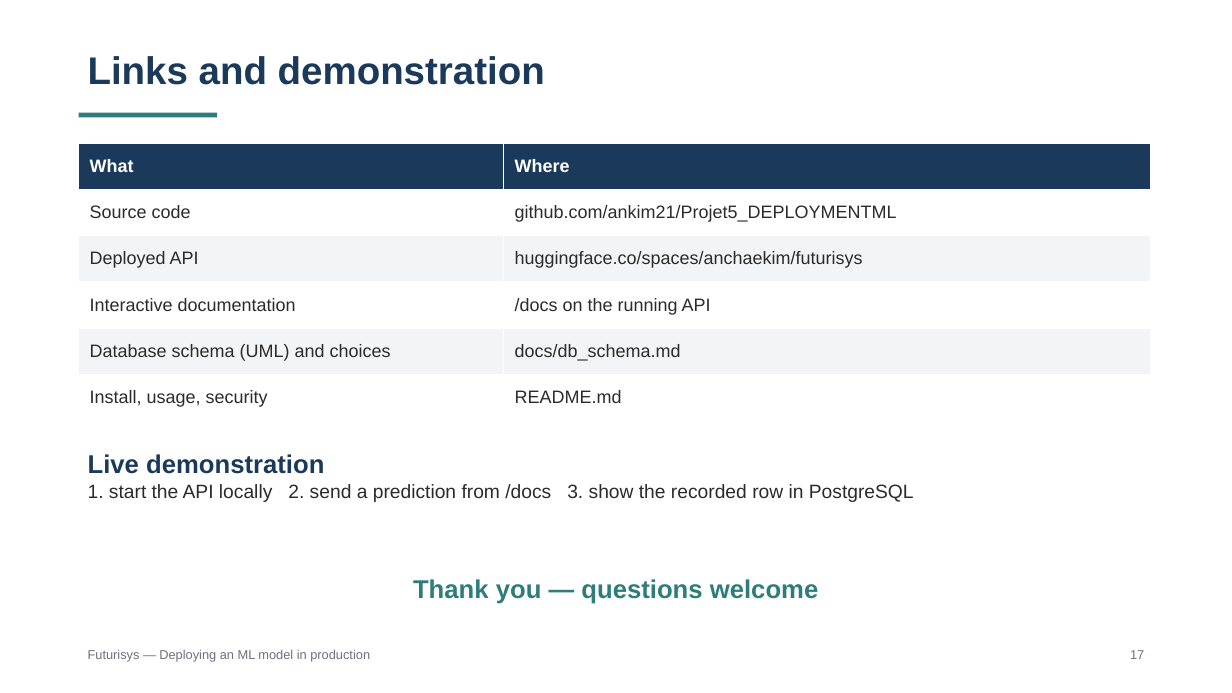
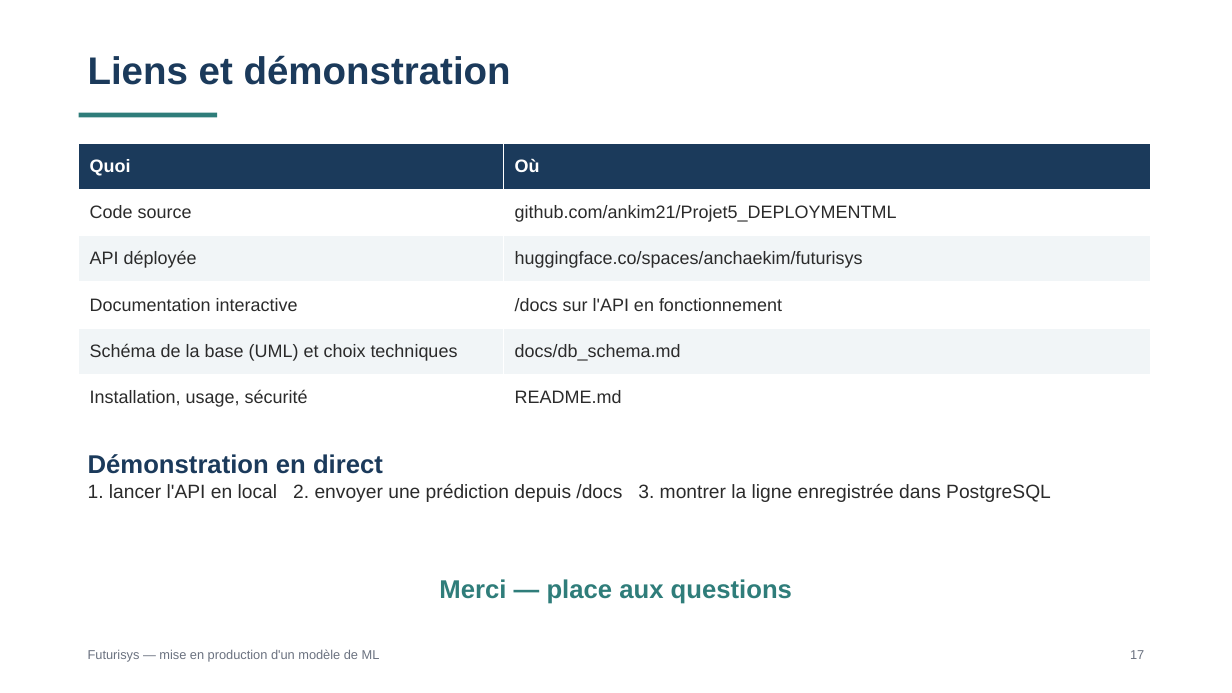
Before and after one commit to ankim21/Projet5_DEPLOYMENTML, a slide deck: slide 18 of docs/presentation_futurisys.pptx. Drawn at 1232x693 pixels with LibreOffice and Linux fonts; fonts in the diff are those of the drawing. Boxes give left, top, right and bottom in pixels: in the first picture for what was removed or moved away, otherwise in the second. Text is boxed around its words. In the diff, an @@ line names an element or a change of style, - is before the commit and + after.

```diff
--- a/docs/presentation_futurisys.pptx
+++ b/docs/presentation_futurisys.pptx
@@ text at [88, 55, 511, 85]: text changed @@
-Links and demonstration
+Liens et démonstration
@@ table at [79, 143, 1151, 421] @@
-row 1, column 1: What
+row 1, column 1: Quoi
-row 1, column 2: Where
+row 1, column 2: Où
-row 2, column 1: Source code
+row 2, column 1: Code source
-row 3, column 1: Deployed API
+row 3, column 1: API déployée
-row 4, column 1: Interactive documentation
+row 4, column 1: Documentation interactive
-row 4, column 2: /docs on the running API
+row 4, column 2: /docs sur l'API en fonctionnement
-row 5, column 1: Database schema (UML) and choices
+row 5, column 1: Schéma de la base (UML) et choix techniques
-row 6, column 1: Install, usage, security
+row 6, column 1: Installation, usage, sécurité
@@ text at [88, 454, 1051, 502]: text changed @@
-Live demonstration
-1. start the API locally 2. send a prediction from /docs 3. show the recorded row in PostgreSQL
+Démonstration en direct
+1. lancer l'API en local 2. envoyer une prédiction depuis /docs 3. montrer la ligne enregistrée dans PostgreSQL
@@ text at [439, 579, 792, 604]: text changed @@
-Thank you — questions welcome
+Merci — place aux questions
@@ text at [88, 649, 380, 662]: text changed @@
-Futurisys — Deploying an ML model in production
+Futurisys — mise en production d'un modèle de ML
```
Also in this commit, not shown: 15 other slides changed, 2 slides added, 2 slides removed.
